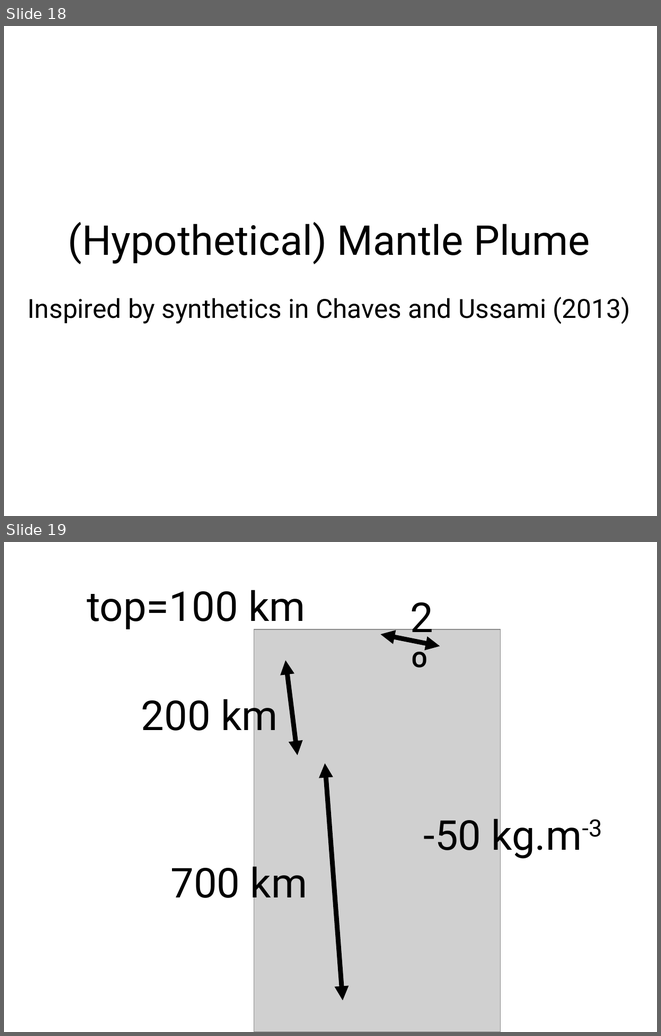
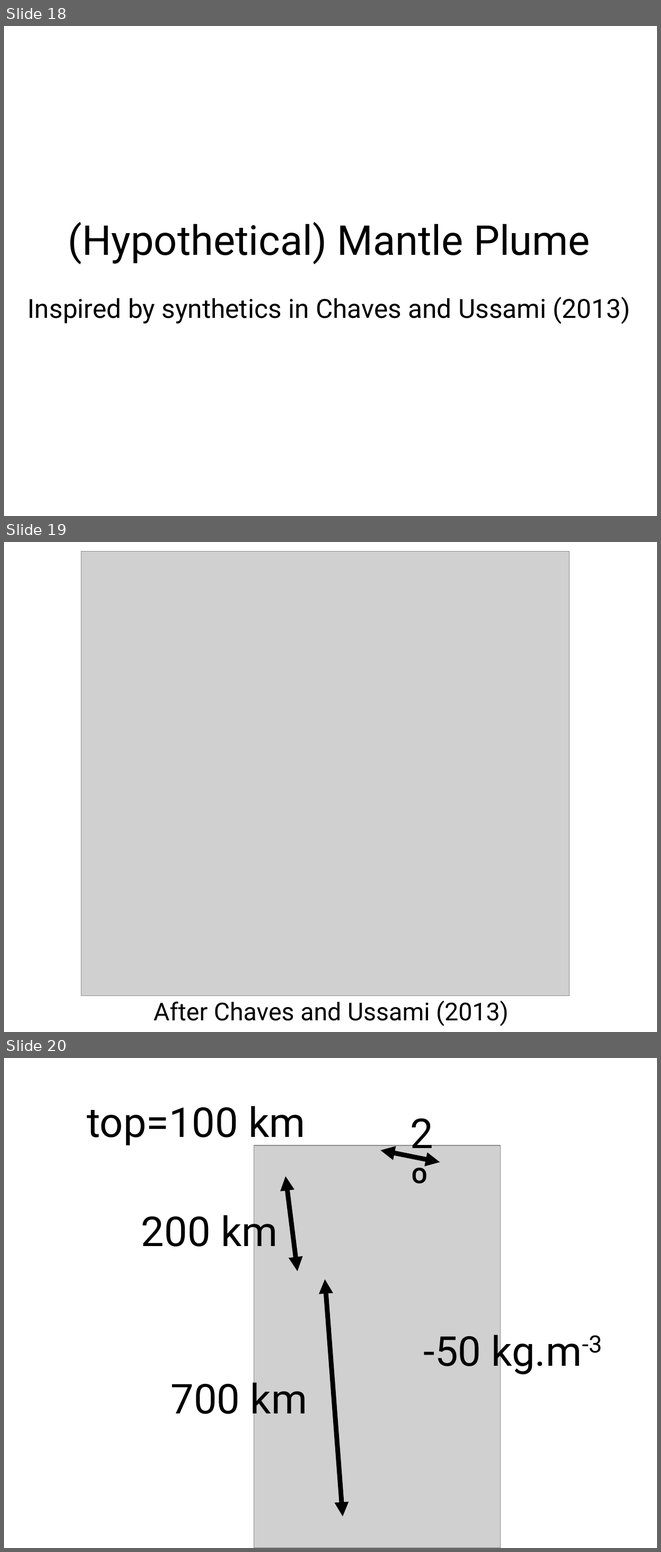
Before and after one commit to leouieda/egu2014, a slide deck: presentation/slides.odp. Shown one above the other, each under a label of ours: slides 18 and 19 before the commit, slides 18, 19 and 20 after it. The pictures are 661x1036 and 661x1552 pixels, drawn with LibreOffice and Linux fonts; fonts in the diff are those of the drawing; grey boxes stand for pictures. Boxes give left, top, right and bottom in pixels: in the first picture for what was removed or moved away, otherwise in the second. Text is boxed around its words. In the diff, an @@ line names an element or a change of style, - is before the commit and + after.

```diff
--- a/presentation/slides.odp
+++ b/presentation/slides.odp
@@ slide 19 added at (4,542,657,1032), background #FFFFFF @@
@@ picture added at (81,552,570,996) @@
@@ text added at (153,1001,509,1026), 30 pt, text #000000 @@
+After Chaves and Ussami (2013)
@@ what was slide 19 is now slide 20 @@
```
Also in this commit, not shown: 1 slide changed, 4 other slides added, 5 other files.
